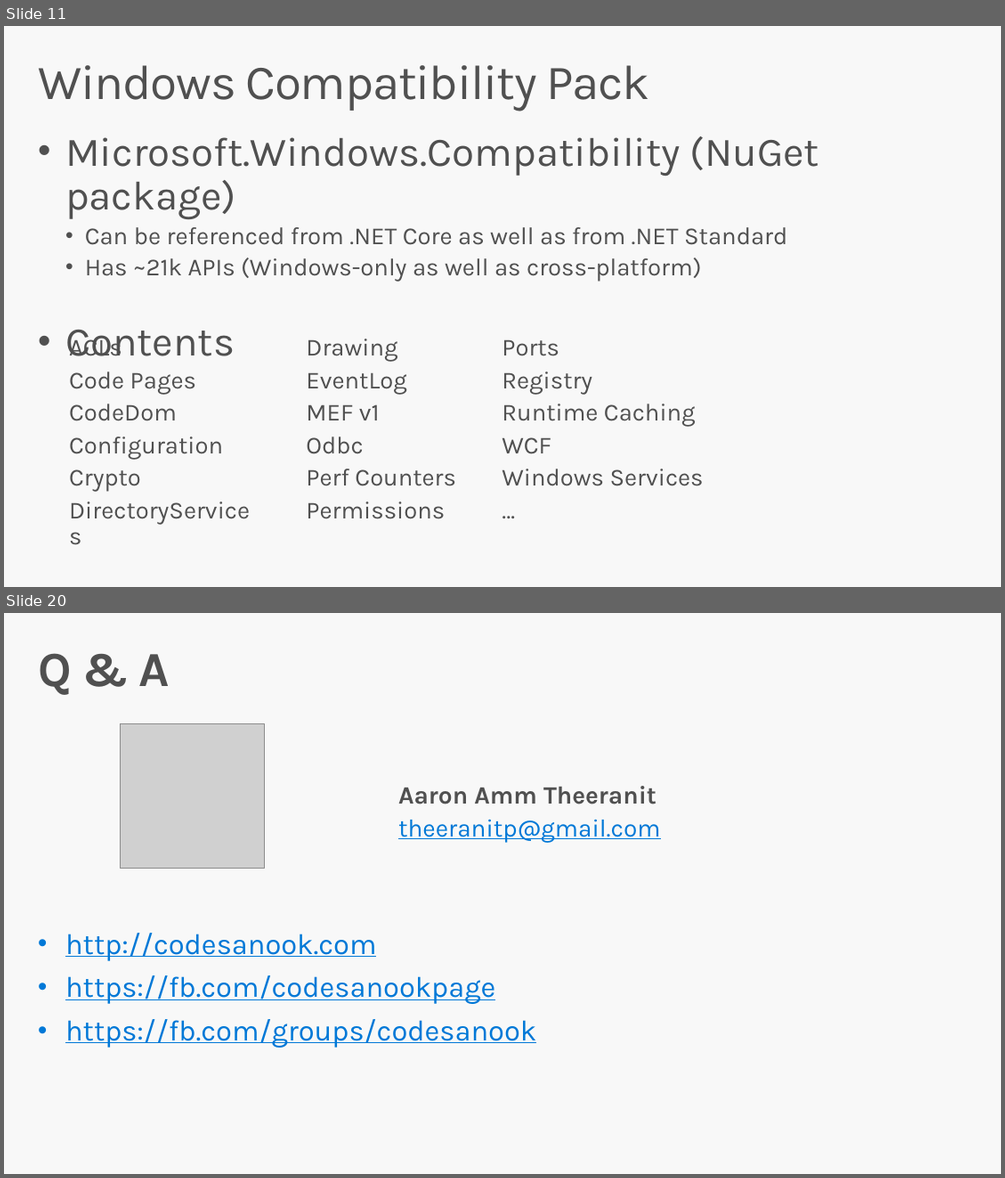
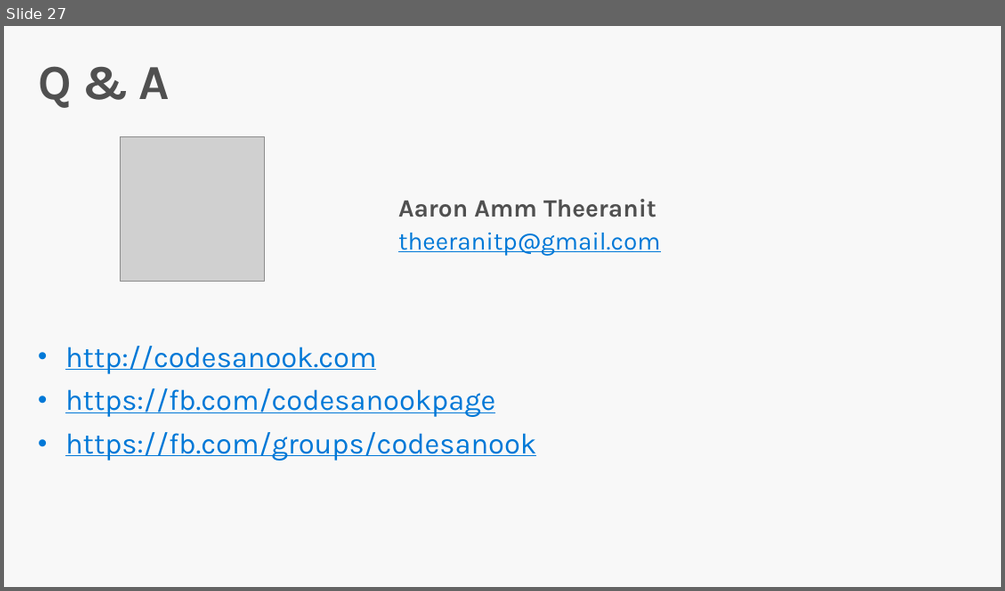
Before and after one commit to DotNetConfTh/dotnetconfth.github.io, a slide deck: dotnetconf/Technical/Decks/Aaron_NetStandard/Build Great Libraries using .NET Standard-Aaron.pptx. Shown one above the other, each under a label of ours: slides 11 and 20 before the commit, slide 27 after it; the slides between them are not shown. The pictures are 1005x1178 and 1005x591 pixels, drawn with LibreOffice and Linux fonts; fonts in the diff are those of the drawing; grey boxes stand for pictures; background and template pictures are left out. Boxes give left, top, right and bottom in pixels: in the first picture for what was removed or moved away, otherwise in the second. Text is boxed around its words. In the diff, an @@ line names an element or a change of style, - is before the commit and + after.

```diff
--- a/dotnetconf/Technical/Decks/Aaron_NetStandard/Build Great Libraries using .NET Standard-Aaron.pptx
+++ b/dotnetconf/Technical/Decks/Aaron_NetStandard/Build Great Libraries using .NET Standard-Aaron.pptx
@@ slide 11 removed at (4, 26, 1001, 587), background #F8F8F8 @@
@@ title removed at (38, 65, 650, 111) @@
-Windows Compatibility Pack
@@ text removed at (65, 136, 819, 281) @@
-• Microsoft.Windows.Compatibility (NuGet package)
-  • Can be referenced from .NET Core as well as from .NET Standard
-  • Has ~21k APIs (Windows-only as well as cross-platform)
-• Contents
@@ text removed at (69, 334, 223, 491) @@
-ACLs
-Code Pages
-CodeDom
-Configuration
-Crypto
-DirectoryServices
@@ text removed at (306, 338, 456, 519) @@
-Drawing
-EventLog
-MEF v1
-Odbc
-Perf Counters
-Permissions
@@ text removed at (502, 340, 704, 486) @@
-Ports
-Registry
-Runtime Caching
-WCF
-Windows Services
-…
@@ what was slide 20 is now slide 27 @@
```
Also in this commit, not shown: 8 slides changed, 14 slides added, 11 other slides removed.
